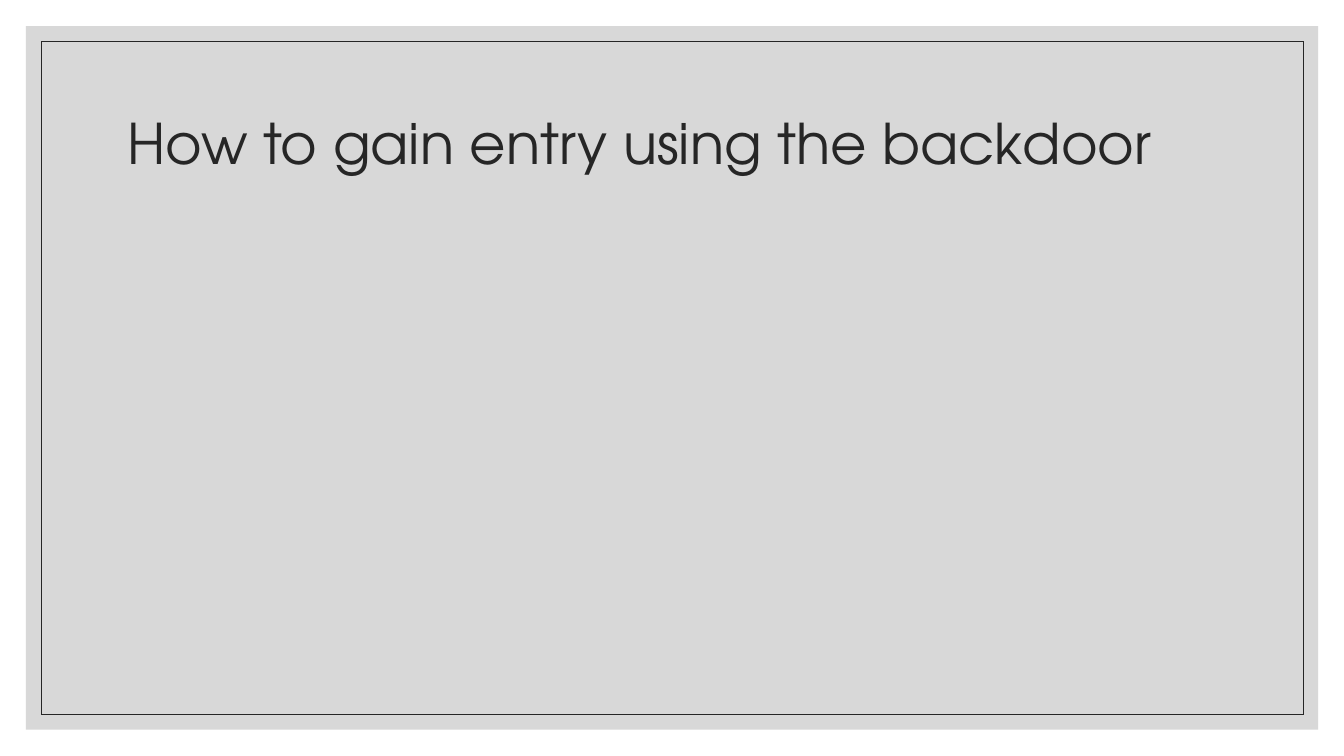
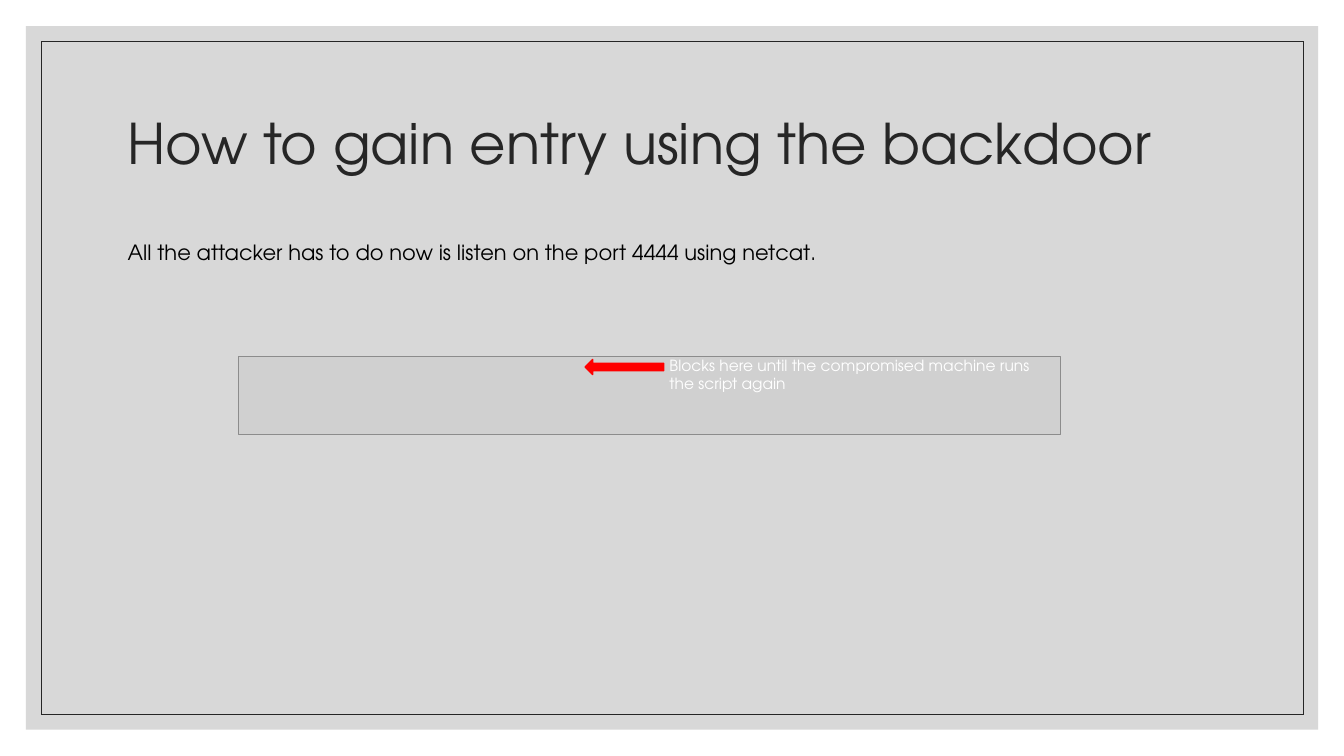
Before and after one commit to JulianKeller/cs425-backdoor, a slide deck: slide 12 of Documents/Remote_attacks_and_backdoors.pptx (slide 11 before the commit). Drawn at 1344x756 pixels with LibreOffice and Linux fonts; fonts in the diff are those of the drawing; grey boxes stand for pictures. Boxes give left, top, right and bottom in pixels: in the first picture for what was removed or moved away, otherwise in the second. Text is boxed around its words. In the diff, an @@ line names an element or a change of style, - is before the commit and + after.

```diff
--- a/Documents/Remote_attacks_and_backdoors.pptx
+++ b/Documents/Remote_attacks_and_backdoors.pptx
@@ text added at [128, 244, 816, 265], 15 pt, text #000000 @@
+All the attacker has to do now is listen on the port 4444 using netcat.
@@ picture added at [239, 357, 1062, 435] @@
@@ text added at [669, 356, 1029, 392], 11 pt, text #FFFFFF @@
+Blocks here until the compromised machine runs the script again
@@ right arrow added at [586, 360, 664, 375], fill #FF0000, outline #FF0000 1 pt @@
```
Also in this commit, not shown: 5 other slides changed, 1 slide added.
